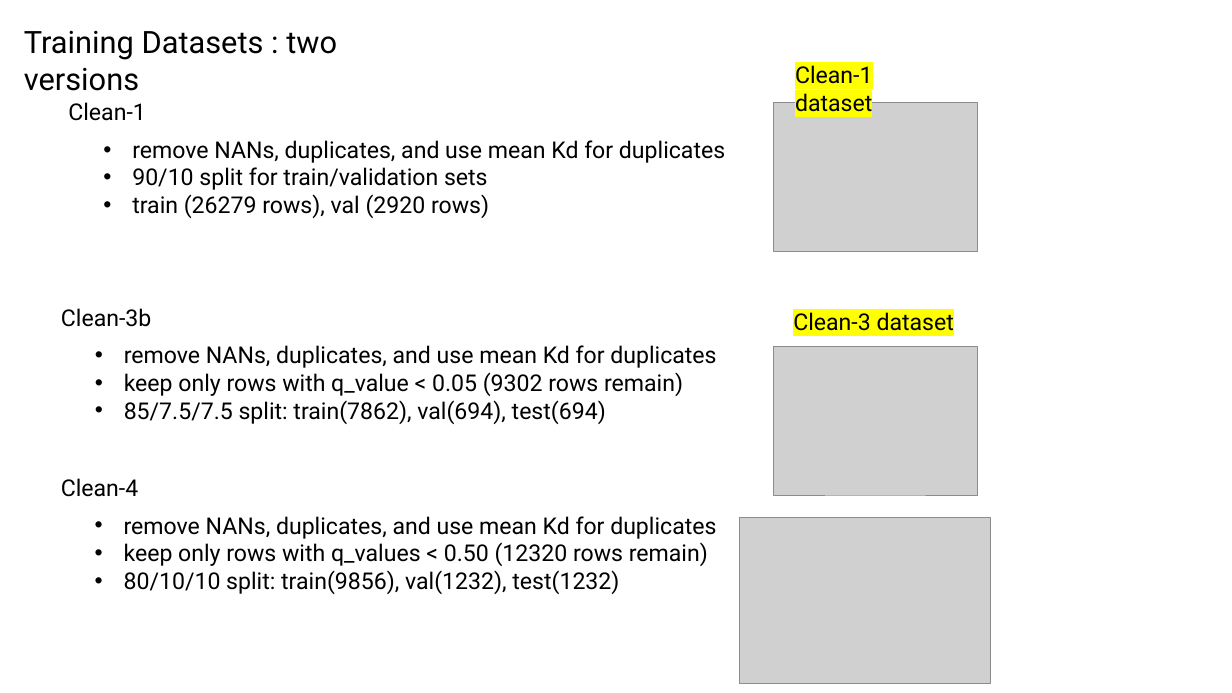
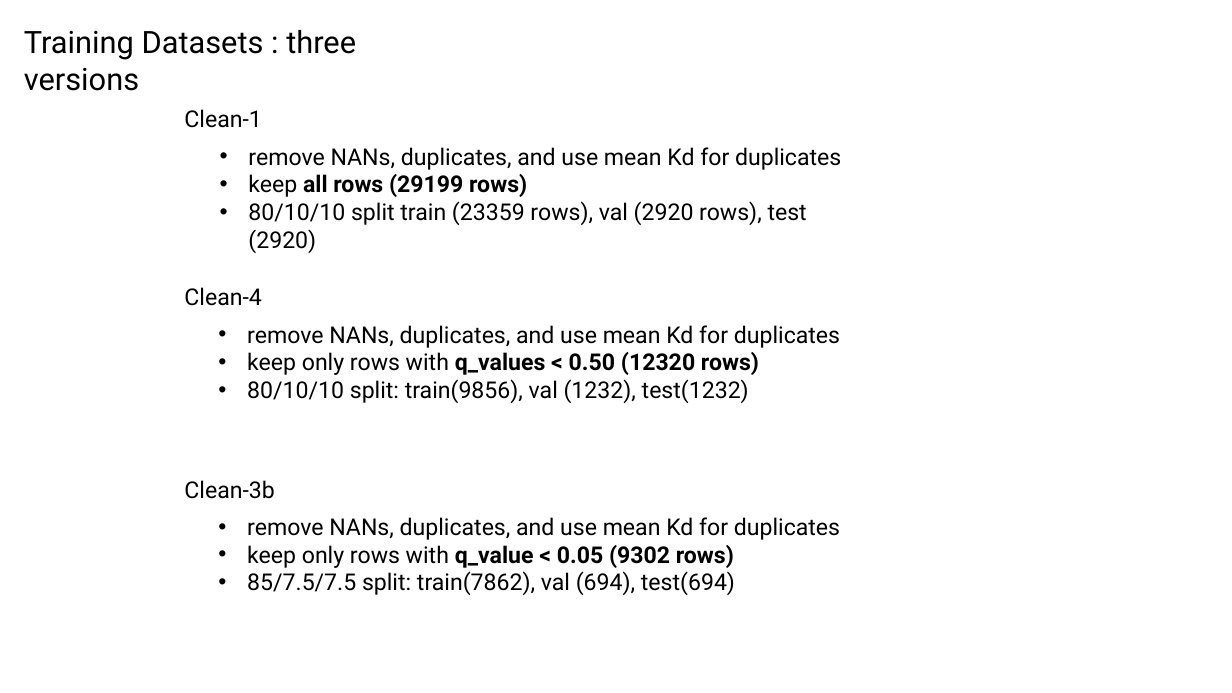
Before and after one commit to planaria158/BERT-antibody-antigen-binding-energy, a slide deck: slide 4 of Homework-aAlphaBio.pptx. Drawn at 1232x693 pixels with LibreOffice and Linux fonts; fonts in the diff are those of the drawing; grey boxes stand for pictures. Boxes give left, top, right and bottom in pixels: in the first picture for what was removed or moved away, otherwise in the second. Text is boxed around its words. In the diff, an @@ line names an element or a change of style, - is before the commit and + after.

```diff
--- a/Homework-aAlphaBio.pptx
+++ b/Homework-aAlphaBio.pptx
@@ text at box(24, 30, 356, 91): text changed @@
-Training Datasets : two versions
+Training Datasets : three versions
@@ text removed at box(795, 65, 873, 112) @@
-Clean-1 dataset
@@ text "Clean-1": place and size @@
-text "Clean-1" at box(68, 102, 146, 121)
+text "Clean-1" at box(184, 109, 262, 128)
@@ picture removed at box(774, 103, 978, 251) @@
@@ text "remove NANs, duplicates, and use ...": place and size @@
-text "remove NANs, duplicates, and use ..." at box(132, 140, 725, 218)
+text "remove NANs, duplicates, and use ..." at box(248, 147, 841, 225)
@@ text at box(248, 174, 807, 225): text changed @@
-• 90/10 split for train/validation sets
-• train (26279 rows), val (2920 rows)
+• keep all rows (29199 rows)
+• 80/10/10 split train (23359 rows), val (2920 rows), test (2920)
@@ text "Clean-4": place and size @@
-text "Clean-4" at box(61, 478, 139, 497)
+text "Clean-4" at box(184, 287, 262, 306)
@@ text "remove NANs, duplicates, and use ...": place and size @@
-text "remove NANs, duplicates, and use ..." at box(124, 516, 716, 594)
+text "remove NANs, duplicates, and use ..." at box(247, 325, 840, 403)
@@ text removed at box(793, 312, 954, 331) @@
-Clean-3 dataset
@@ text at box(247, 352, 759, 403): text changed @@
-• keep only rows with q_values < 0.50 (12320 rows remain)
-• 80/10/10 split: train(9856), val(1232), test(1232)
+• keep only rows with q_values < 0.50 (12320 rows)
+• 80/10/10 split: train(9856), val (1232), test(1232)
@@ picture removed at box(774, 347, 978, 495) @@
@@ text "Clean-3b": place and size @@
-text "Clean-3b" at box(61, 308, 151, 327)
+text "Clean-3b" at box(184, 480, 274, 499)
@@ text "remove NANs, duplicates, and use ...": place and size @@
-text "remove NANs, duplicates, and use ..." at box(124, 345, 716, 424)
+text "remove NANs, duplicates, and use ..." at box(247, 517, 840, 595)
@@ picture removed at box(740, 518, 991, 684) @@
@@ text at box(247, 545, 735, 595): text changed @@
-• keep only rows with q_value < 0.05 (9302 rows remain)
-• 85/7.5/7.5 split: train(7862), val(694), test(694)
+• keep only rows with q_value < 0.05 (9302 rows)
+• 85/7.5/7.5 split: train(7862), val (694), test(694)
```
Also in this commit, not shown: 11 other slides changed, 3 slides added, 1 other file.
